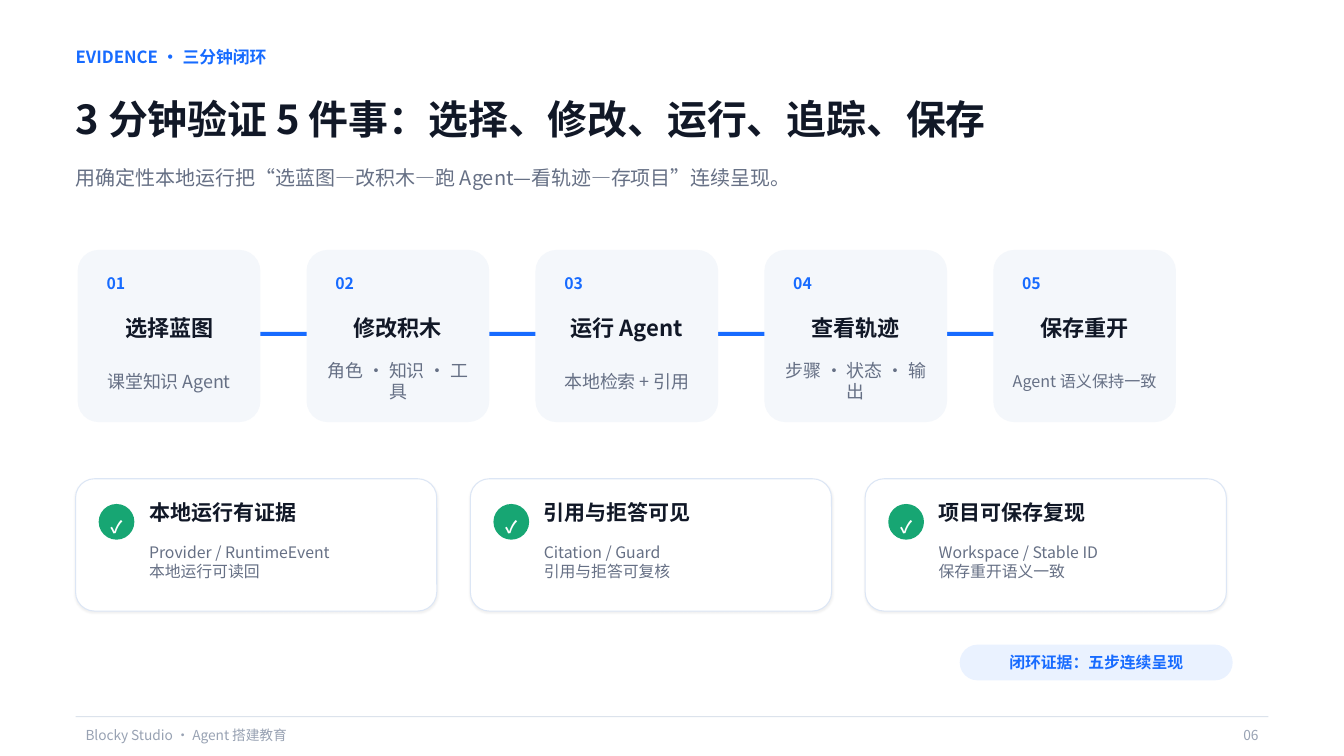
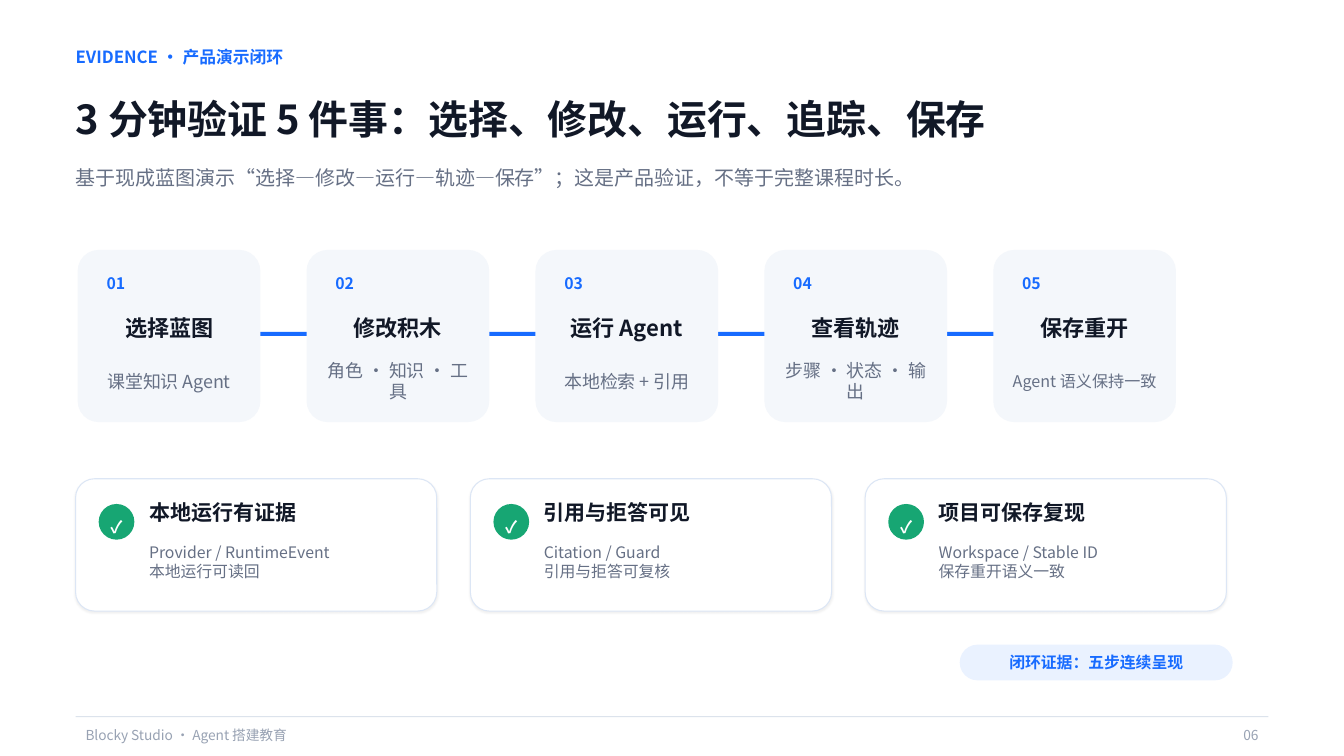
Before and after one commit to q2955161835-debug/Blocky-AI, a slide deck: slide 6 of PPT与商业计划书/Blocky-Studio-息壤杯-AI+教育.pptx. Drawn at 1344x756 pixels with LibreOffice and Linux fonts; fonts in the diff are those of the drawing. Boxes give left, top, right and bottom in pixels: in the first picture for what was removed or moved away, otherwise in the second. Text is boxed around its words. In the diff, an @@ line names an element or a change of style, - is before the commit and + after.

Commit message:
docs: revise Agent course as multi-session project

```diff
--- a/PPT与商业计划书/Blocky-Studio-息壤杯-AI+教育.pptx
+++ b/PPT与商业计划书/Blocky-Studio-息壤杯-AI+教育.pptx
@@ text at (x1=76, y1=48, x2=284, y2=65): text changed @@
-EVIDENCE · 三分钟闭环
+EVIDENCE · 产品演示闭环
@@ text at (x1=76, y1=168, x2=915, y2=188): text changed @@
-用确定性本地运行把“选蓝图—改积木—跑 Agent—看轨迹—存项目”连续呈现。
+基于现成蓝图演示“选择—修改—运行—轨迹—保存”；这是产品验证，不等于完整课程时长。
```
Also in this commit, not shown: 4 other slides changed, 1 other file.
